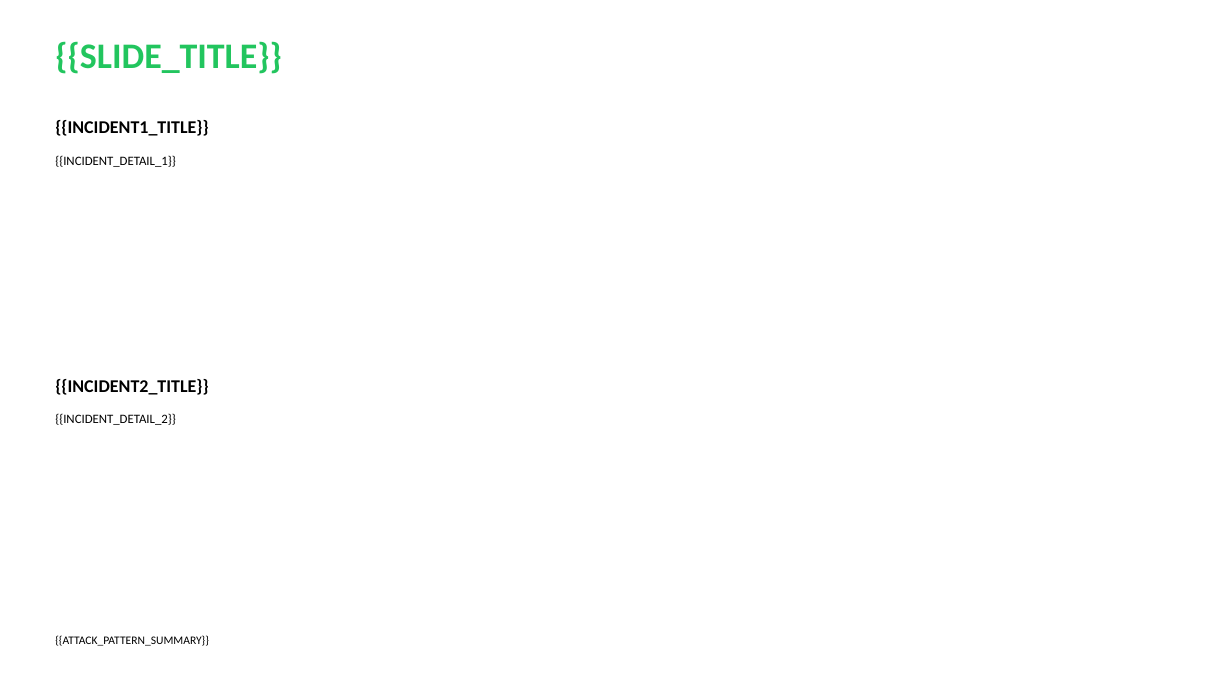
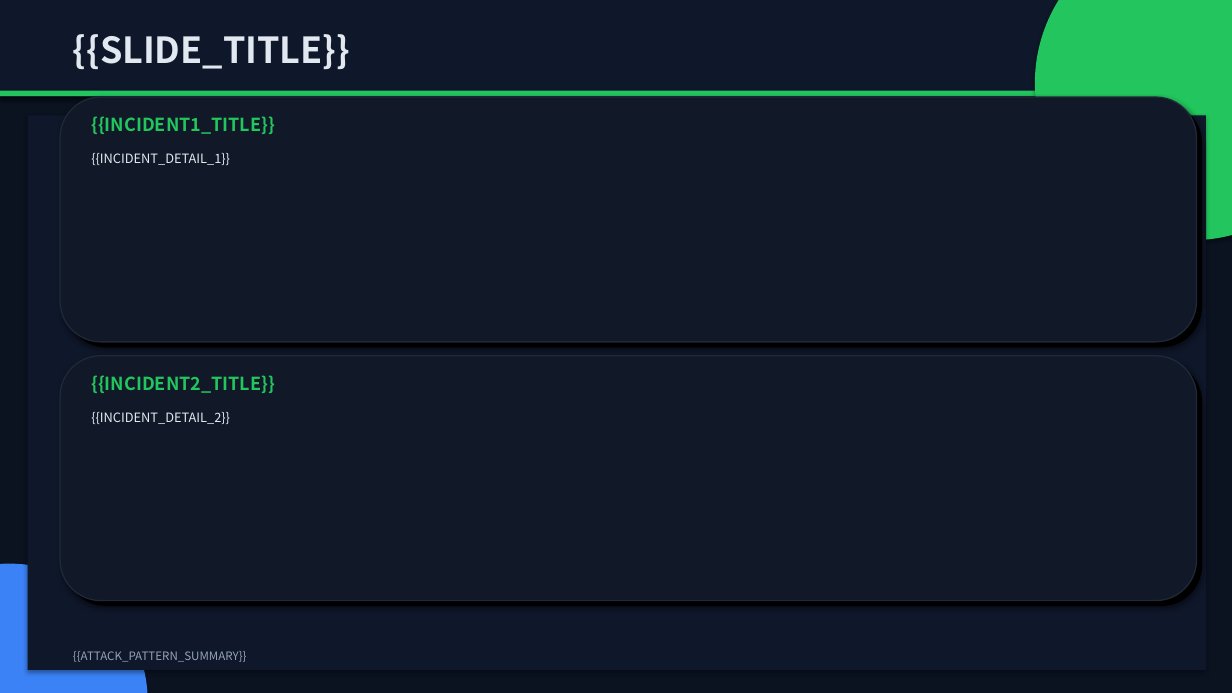
Before and after one commit to Xupai2022/report-generation, a slide deck: slide 5 of mss_ai_ppt_sample_assets/backend/data/templates/mss_technical_v2.pptx. Drawn at 1232x693 pixels with LibreOffice and Linux fonts; fonts in the diff are those of the drawing. Boxes give left, top, right and bottom in pixels: in the first picture for what was removed or moved away, otherwise in the second. Text is boxed around its words. In the diff, an @@ line names an element or a change of style, - is before the commit and + after.

```diff
--- a/mss_ai_ppt_sample_assets/backend/data/templates/mss_technical_v2.pptx
+++ b/mss_ai_ppt_sample_assets/backend/data/templates/mss_technical_v2.pptx
@@ background #FFFFFF to #0B1220 @@
@@ rectangle added at bbox=[0, 0, 1232, 97], fill #0F172A @@
@@ text "{{SLIDE_TITLE}}": place and size @@
-text "{{SLIDE_TITLE}}" at bbox=[55, 41, 282, 74]
+text "{{SLIDE_TITLE}}" at bbox=[73, 34, 350, 69]
@@ text "{{SLIDE_TITLE}}" at bbox=[73, 34, 350, 69]: font Calibri to Noto Sans CJK SC, text colour #22C55E to #E2E8F0 @@
@@ ellipse added at bbox=[1035, 0, 1232, 240], fill #22C55E @@
@@ rectangle added at bbox=[0, 91, 1232, 96], fill #22C55E @@
@@ rectangle added at bbox=[28, 116, 1206, 670], fill #0F172A @@
@@ rounded rectangle added at bbox=[60, 97, 1197, 342], fill #111827, outline #1F2937 1 pt @@
@@ rounded rectangle added at bbox=[66, 103, 1202, 348], fill #000000 @@
@@ text "{{INCIDENT1_TITLE}}": place and size @@
-text "{{INCIDENT1_TITLE}}" at bbox=[55, 120, 208, 136]
+text "{{INCIDENT1_TITLE}}" at bbox=[91, 116, 275, 134]
@@ text "{{INCIDENT1_TITLE}}" at bbox=[91, 116, 275, 134]: font Calibri to Noto Sans CJK SC, text colour #000000 to #22C55E @@
@@ text "{{INCIDENT_DETAIL_1}}": place and size @@
-text "{{INCIDENT_DETAIL_1}}" at bbox=[55, 156, 176, 167]
+text "{{INCIDENT_DETAIL_1}}" at bbox=[91, 153, 230, 165]
@@ text "{{INCIDENT_DETAIL_1}}" at bbox=[91, 153, 230, 165]: font Calibri to Noto Sans CJK SC, text colour #000000 to #E2E8F0 @@
@@ rounded rectangle added at bbox=[60, 356, 1197, 601], fill #111827, outline #1F2937 1 pt @@
@@ rounded rectangle added at bbox=[66, 361, 1202, 606], fill #000000 @@
@@ text "{{INCIDENT2_TITLE}}" at bbox=[91, 375, 275, 393]: font Calibri to Noto Sans CJK SC, text colour #000000 to #22C55E @@
@@ text "{{INCIDENT2_TITLE}}": place and size @@
-text "{{INCIDENT2_TITLE}}" at bbox=[55, 379, 208, 395]
+text "{{INCIDENT2_TITLE}}" at bbox=[91, 375, 275, 393]
@@ text "{{INCIDENT_DETAIL_2}}" at bbox=[91, 412, 230, 424]: font Calibri to Noto Sans CJK SC, text colour #000000 to #E2E8F0 @@
@@ text "{{INCIDENT_DETAIL_2}}": place and size @@
-text "{{INCIDENT_DETAIL_2}}" at bbox=[55, 414, 176, 425]
+text "{{INCIDENT_DETAIL_2}}" at bbox=[91, 412, 230, 424]
@@ ellipse added at bbox=[0, 564, 148, 693], fill #3B82F6 @@
@@ text "{{ATTACK_PATTERN_SUMMARY}}": place and size @@
-text "{{ATTACK_PATTERN_SUMMARY}}" at bbox=[55, 635, 209, 646]
+text "{{ATTACK_PATTERN_SUMMARY}}" at bbox=[73, 651, 247, 662]
@@ text "{{ATTACK_PATTERN_SUMMARY}}" at bbox=[73, 651, 247, 662]: font Calibri to Noto Sans CJK SC, text colour #000000 to #94A3B8 @@
```
Also in this commit, not shown: 9 other slides changed, 5 other files.
